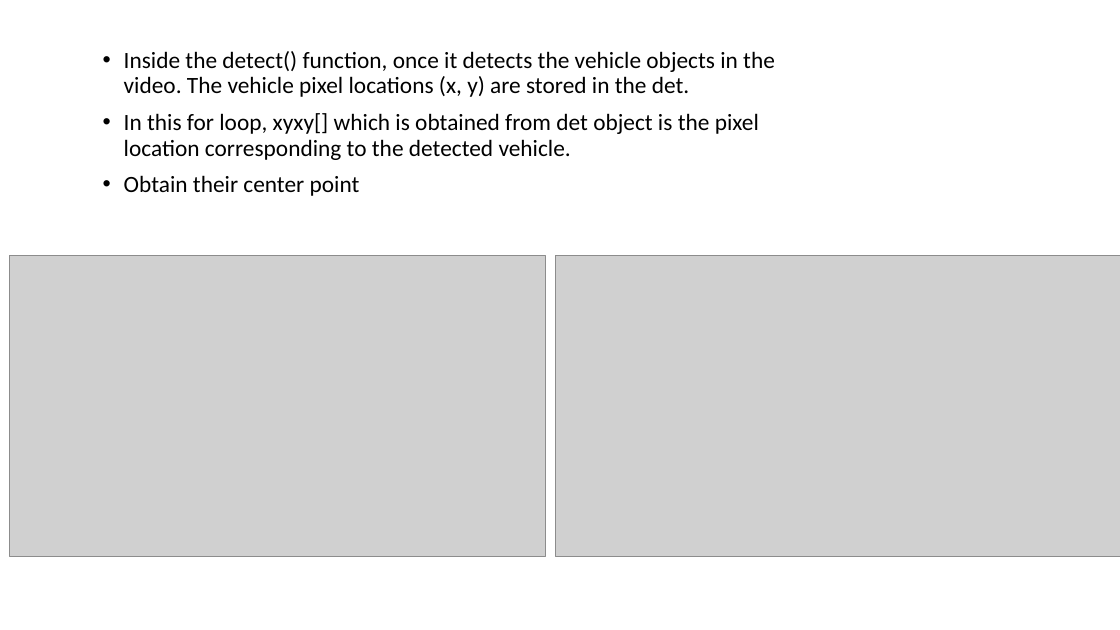
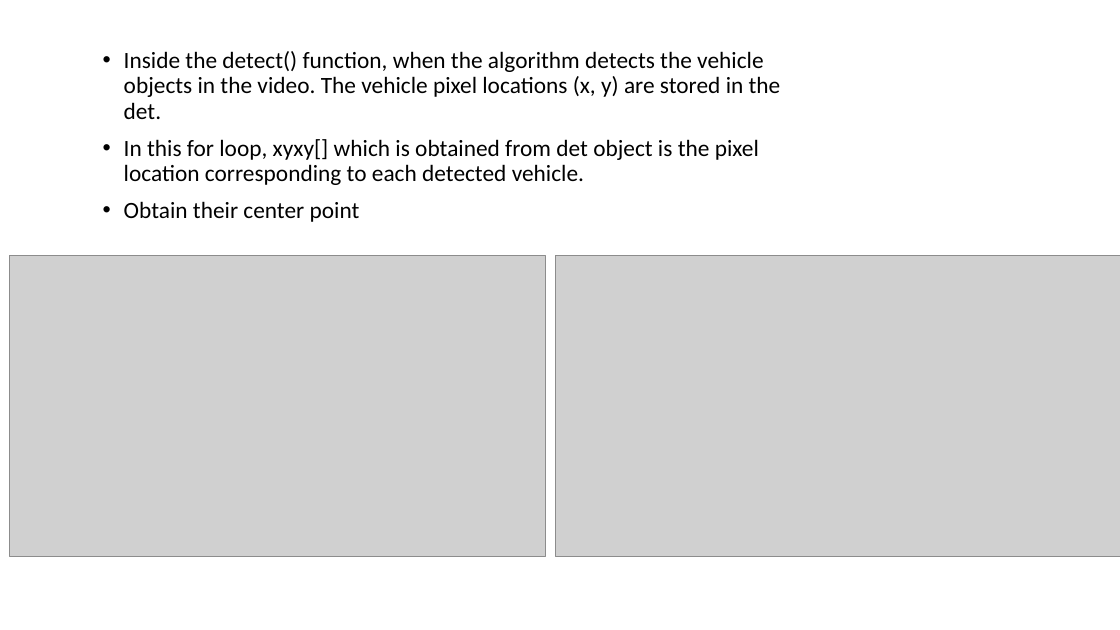
Before and after one commit to MenghuaXie/M202AFinalProject, a slide deck: slide 4 of 202_final_presentation.pptx. Drawn at 1120x630 pixels with LibreOffice and Linux fonts; fonts in the diff are those of the drawing; grey boxes stand for pictures. Boxes give left, top, right and bottom in pixels: in the first picture for what was removed or moved away, otherwise in the second. Text is boxed around its words. In the diff, an @@ line names an element or a change of style, - is before the commit and + after.

```diff
--- a/202_final_presentation.pptx
+++ b/202_final_presentation.pptx
@@ text at box(124, 51, 781, 185): text changed @@
-• Inside the detect() function, once it detects the vehicle objects in the video. The vehicle pixel locations (x, y) are stored in the det.
-• In this for loop, xyxy[] which is obtained from det object is the pixel location corresponding to the detected vehicle.
+• Inside the detect() function, when the algorithm detects the vehicle objects in the video. The vehicle pixel locations (x, y) are stored in the det.
+• In this for loop, xyxy[] which is obtained from det object is the pixel location corresponding to each detected vehicle.
```
Also in this commit, not shown: 2 other slides changed, 5 slides added, 1 slide removed, 1 other file.
